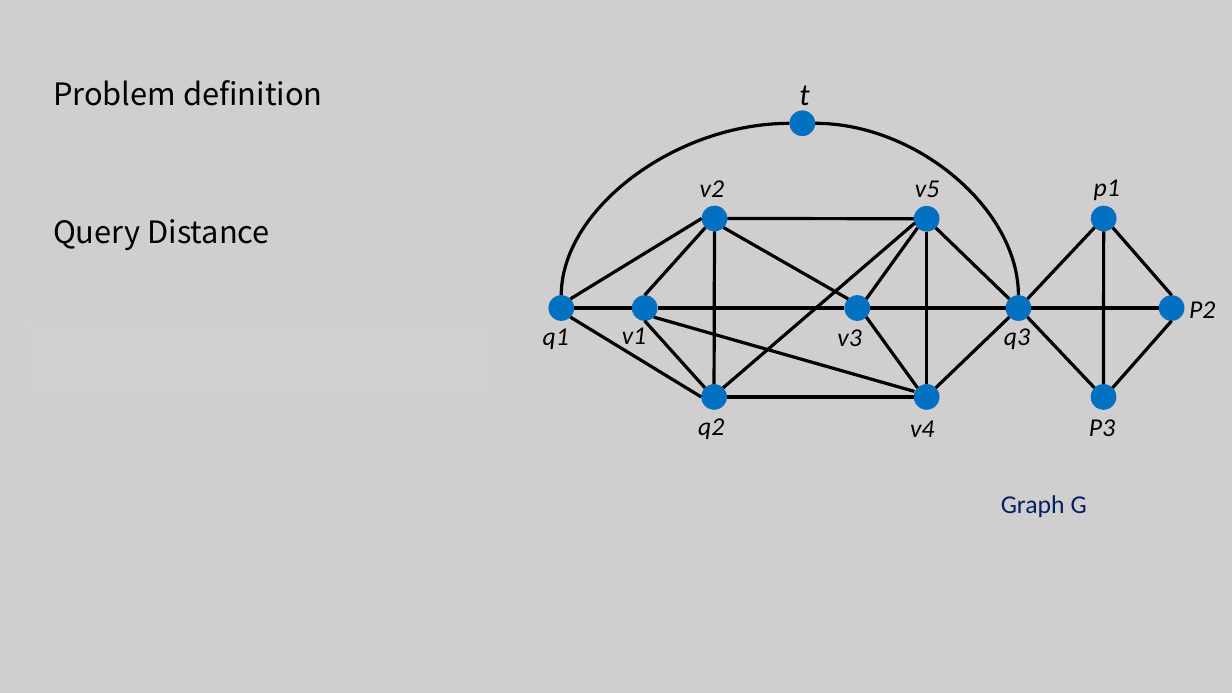
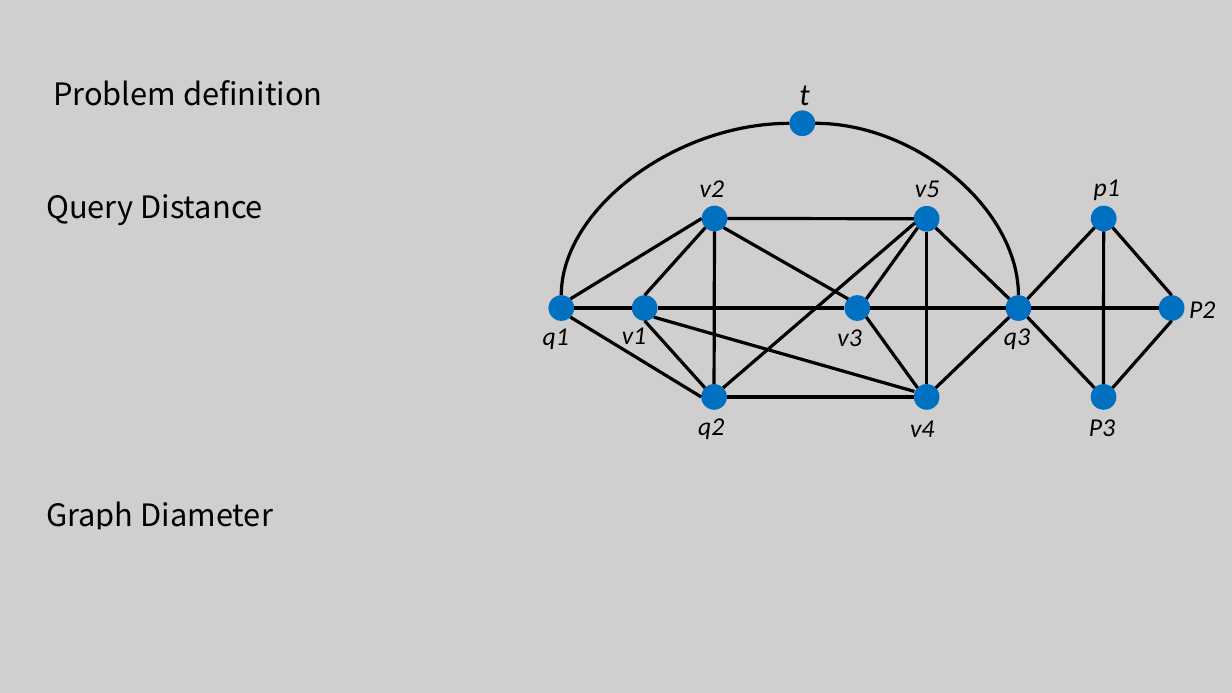
Before and after one commit to tianzhuwei/PPT, a slide deck: slide 6 of Approximate Closest Community Search in Networks.pptx. Drawn at 1232x693 pixels with LibreOffice and Linux fonts; fonts in the diff are those of the drawing; grey boxes stand for pictures. Boxes give left, top, right and bottom in pixels: in the first picture for what was removed or moved away, otherwise in the second. Text is boxed around its words. In the diff, an @@ line names an element or a change of style, - is before the commit and + after.

```diff
--- a/Approximate Closest Community Search in Networks.pptx
+++ b/Approximate Closest Community Search in Networks.pptx
@@ text "Query Distance": place and size @@
-text "Query Distance" at (53,219,269,250)
+text "Query Distance" at (46,194,263,225)
@@ picture added at (43,230,507,299) @@
@@ text added at (46,501,273,530), 24 pt, text #000000 @@
+Graph Diameter
@@ text removed at (1001,495,1087,517) @@
-Graph G
@@ picture added at (47,530,511,599) @@
```
Also in this commit, not shown: 7 other slides changed, 1 slide removed.
